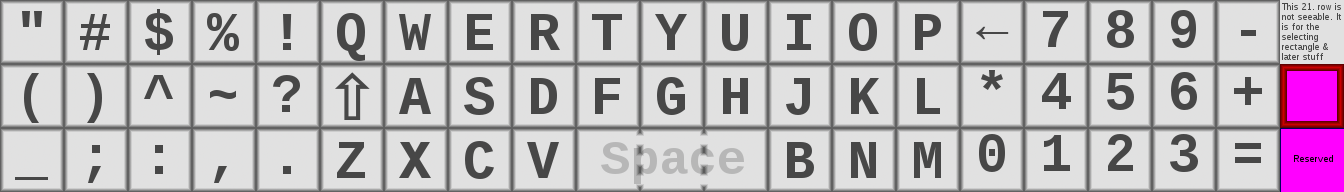
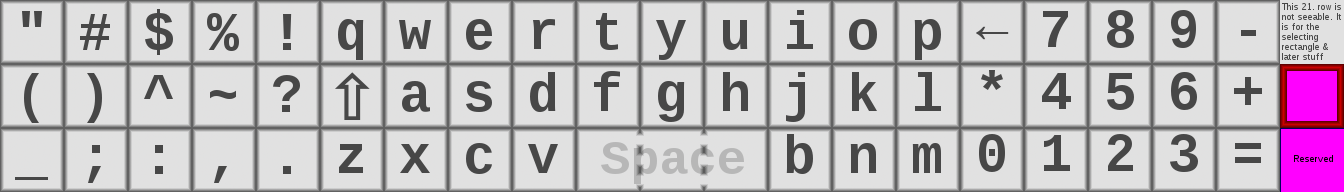
Layers edited between the first and the second (1344, 192) image:
renamed "QWERTYUIOP ..." to "qwertyuiop ...", painted on it over left=337, top=10, right=941, bottom=179
